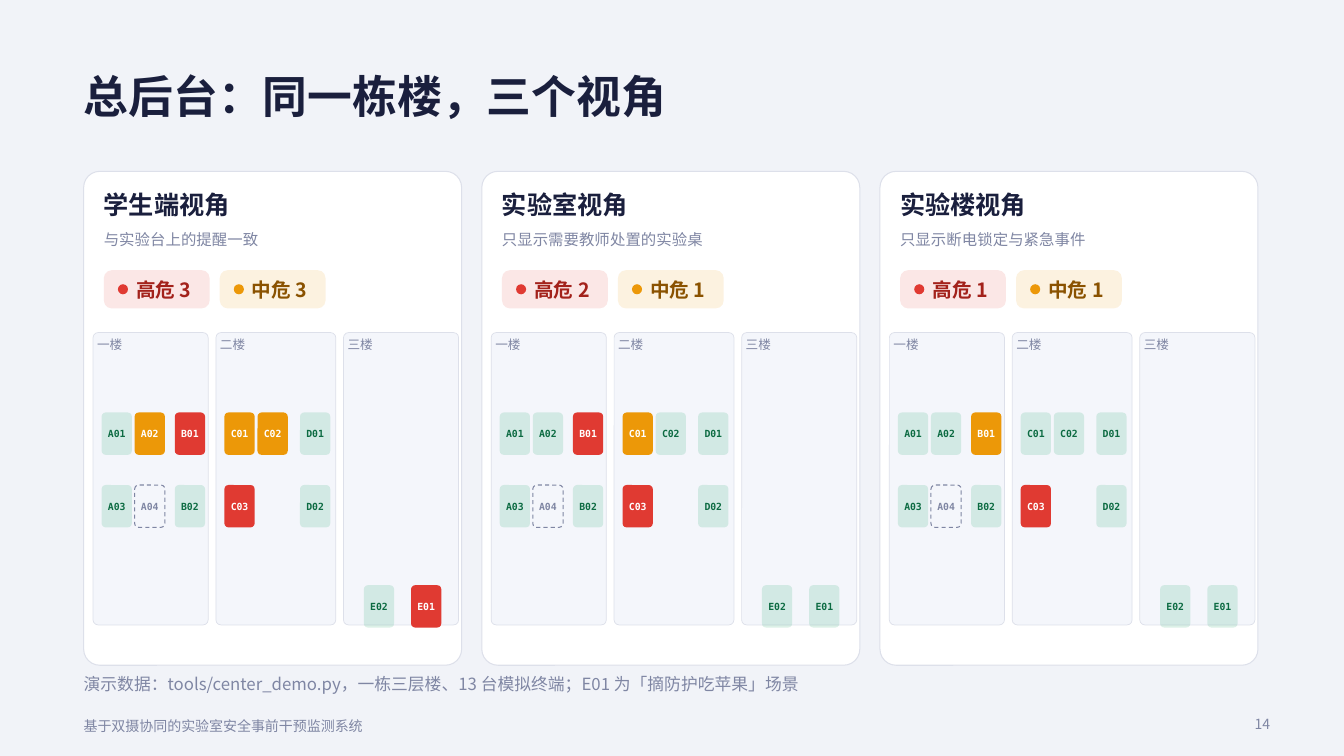
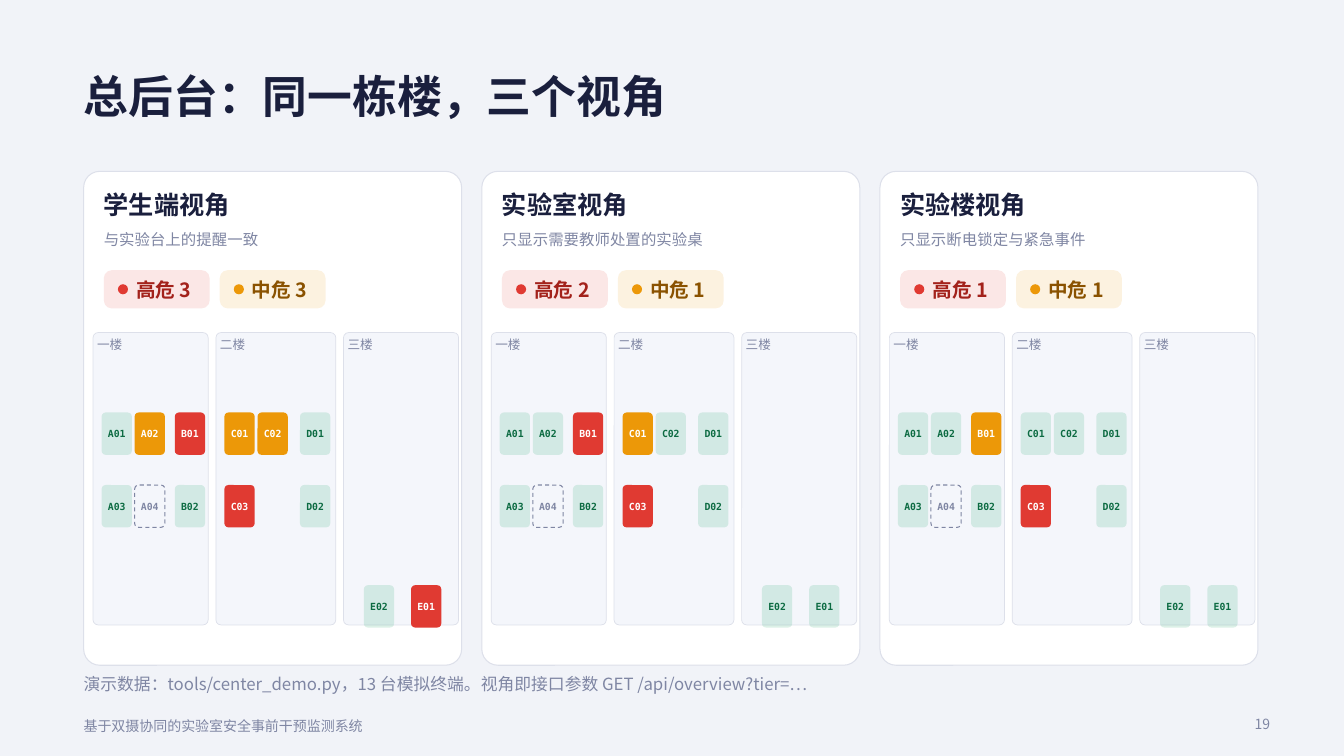
Before and after one commit to SSSSSmilewei/lab-safety-monitor, a slide deck: slide 19 of slides/实验室安全答辩.pptx (slide 14 before the commit). Drawn at 1344x756 pixels with LibreOffice and Linux fonts; fonts in the diff are those of the drawing. Boxes give left, top, right and bottom in pixels: in the first picture for what was removed or moved away, otherwise in the second. Text is boxed around its words. In the diff, an @@ line names an element or a change of style, - is before the commit and + after.

```diff
--- a/slides/实验室安全答辩.pptx
+++ b/slides/实验室安全答辩.pptx
@@ text at [84, 676, 807, 694]: text changed @@
-演示数据：tools/center_demo.py，一栋三层楼、13 台模拟终端；E01 为「摘防护吃苹果」场景
+演示数据：tools/center_demo.py，13 台模拟终端。视角即接口参数 GET /api/overview?tier=…
@@ page number at [1255, 718, 1271, 729]: text changed @@
-14
+19
```
Also in this commit, not shown: 5 other slides changed, 7 slides added, 5 slides removed, 7 other files.
